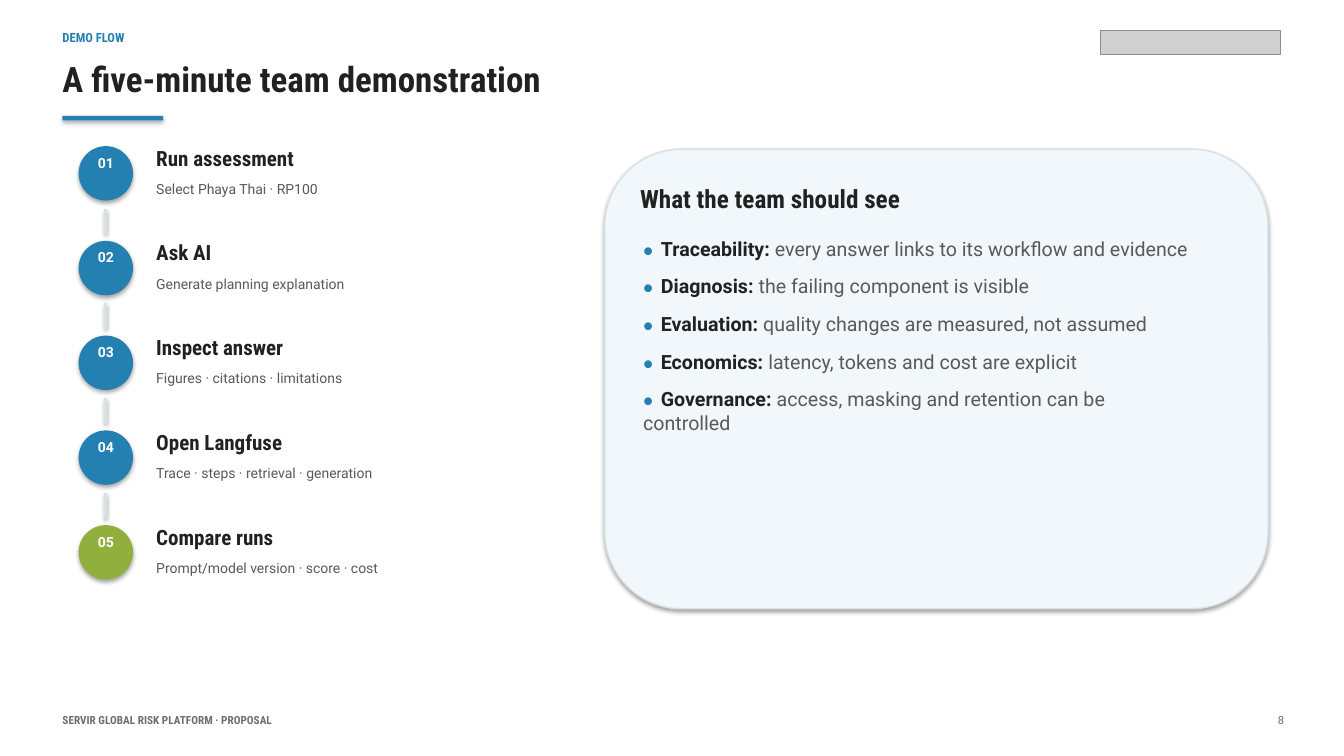
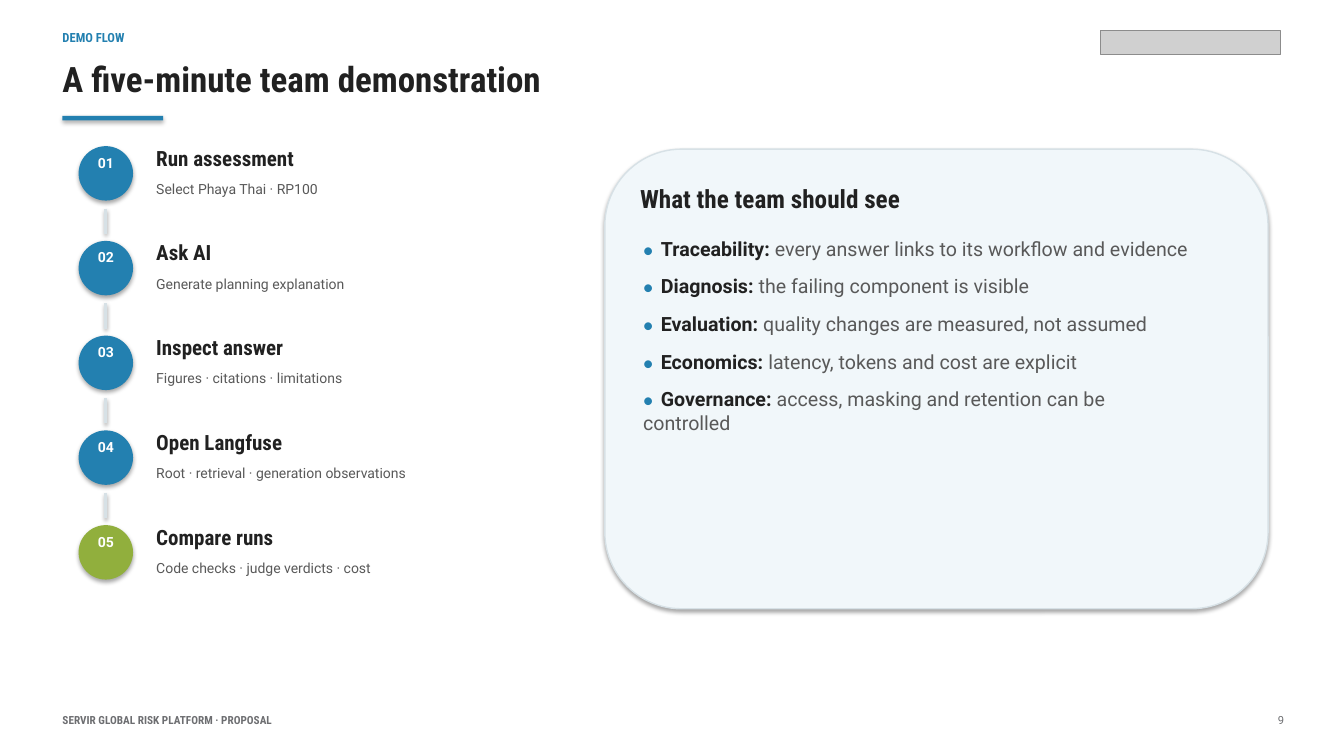
Before and after one commit to kovitad/SERVIR_GRP_DEMO, a slide deck: slide 9 of docs/27Aug2026/GRP_AI_Observability_and_Evaluation_Proposal.pptx (slide 8 before the commit). Drawn at 1344x756 pixels with LibreOffice and Linux fonts; fonts in the diff are those of the drawing; grey boxes stand for pictures. Boxes give left, top, right and bottom in pixels: in the first picture for what was removed or moved away, otherwise in the second. Text is boxed around its words. In the diff, an @@ line names an element or a change of style, - is before the commit and + after.

```diff
--- a/docs/27Aug2026/GRP_AI_Observability_and_Evaluation_Proposal.pptx
+++ b/docs/27Aug2026/GRP_AI_Observability_and_Evaluation_Proposal.pptx
@@ text at <box>156,467,406,481</box>: text changed @@
-Trace · steps · retrieval · generation
+Root · retrieval · generation observations
@@ text at <box>156,562,371,576</box>: text changed @@
-Prompt/model version · score · cost
+Code checks · judge verdicts · cost
```
Also in this commit, not shown: 5 other slides changed, 3 slides added, 1 slide removed, 3 other files.
